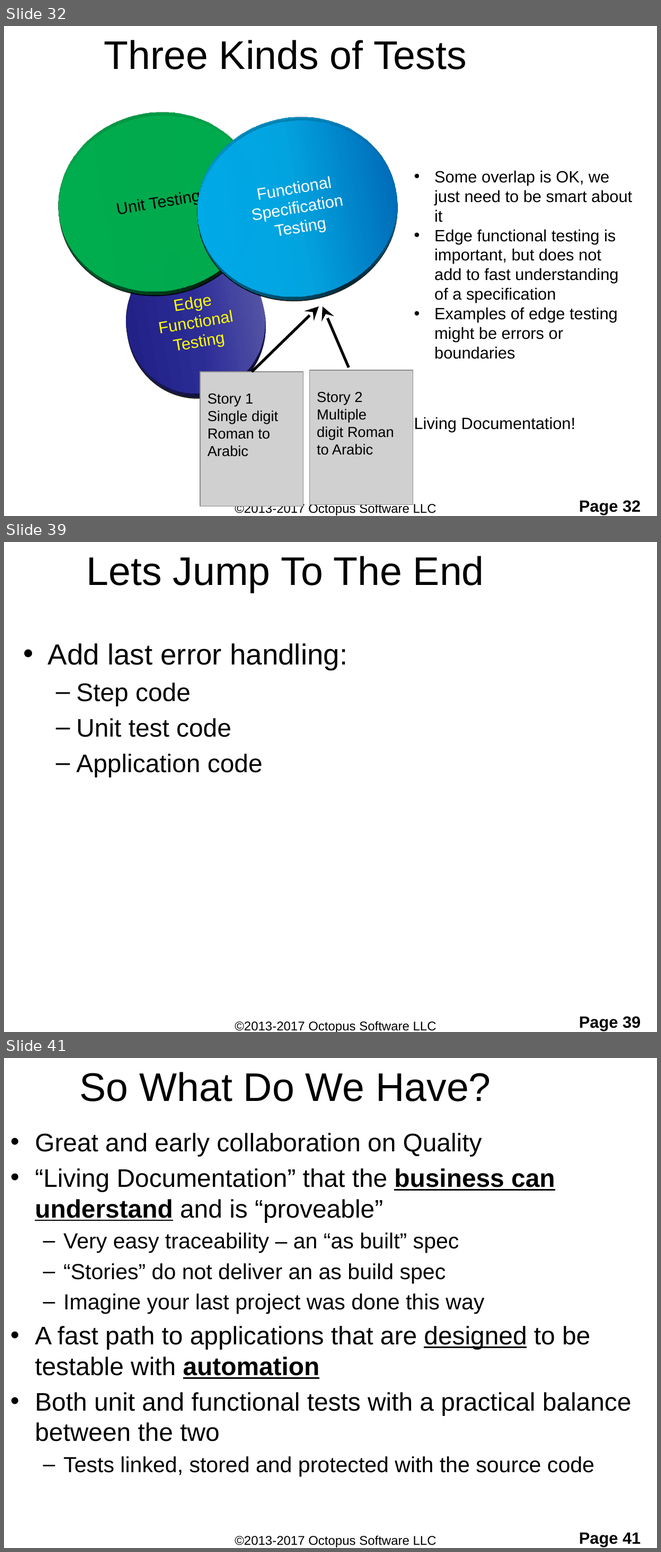
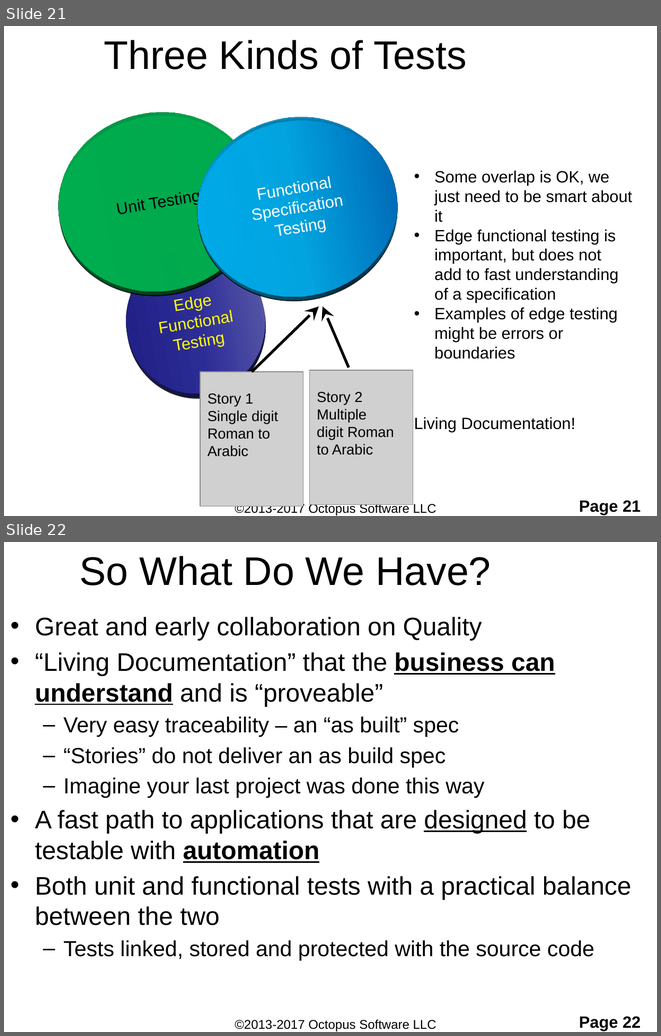
Before and after one commit to ShaneOctopus/RomanConversionStarting, a slide deck: workingFiles/TDD and BDD.pptx. Shown one above the other, each under a label of ours: slides 32, 39 and 41 before the commit, slides 21 and 22 after it; the slides between them are not shown. The pictures are 661x1552 and 661x1036 pixels, drawn with LibreOffice and Linux fonts; fonts in the diff are those of the drawing; grey boxes stand for pictures; background and template pictures are left out. Boxes give left, top, right and bottom in pixels: in the first picture for what was removed or moved away, otherwise in the second. Text is boxed around its words. In the diff, an @@ line names an element or a change of style, - is before the commit and + after.

```diff
--- a/workingFiles/TDD and BDD.pptx
+++ b/workingFiles/TDD and BDD.pptx
@@ slide 39 removed at (4, 542, 657, 1032), background #FFFFFF; not listed: 1 template element that a slide beside it also shows @@
@@ title removed at (87, 556, 484, 592) @@
-Lets Jump To The End
@@ text removed at (48, 643, 347, 777) @@
-• Add last error handling:
-  – Step code
-  – Unit test code
-  – Application code
@@ text removed at (235, 1021, 436, 1032) @@
-©2013-2017 Octopus Software LLC
@@ what was slide 32 is now slide 21 @@
@@ page number at (579, 500, 641, 514): text changed @@
-Page 32
+Page 21
@@ what was slide 41 is now slide 22 @@
@@ page number at (579, 1016, 641, 1030): text changed @@
-Page 41
+Page 22
```
Also in this commit, not shown: 9 slides changed, 18 other slides removed, 1 other file.
